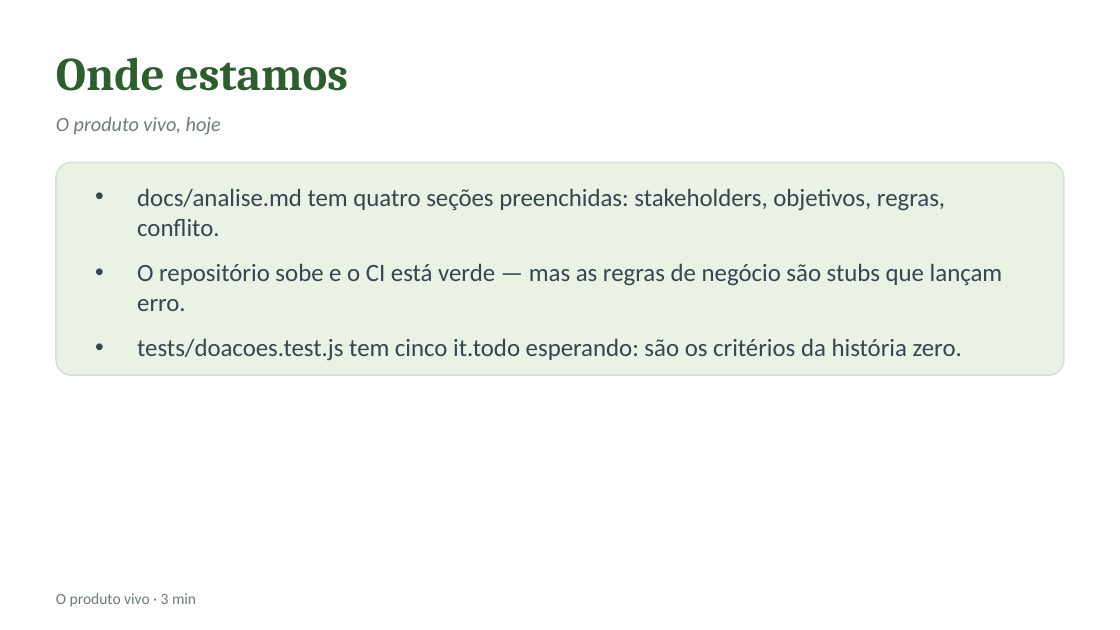
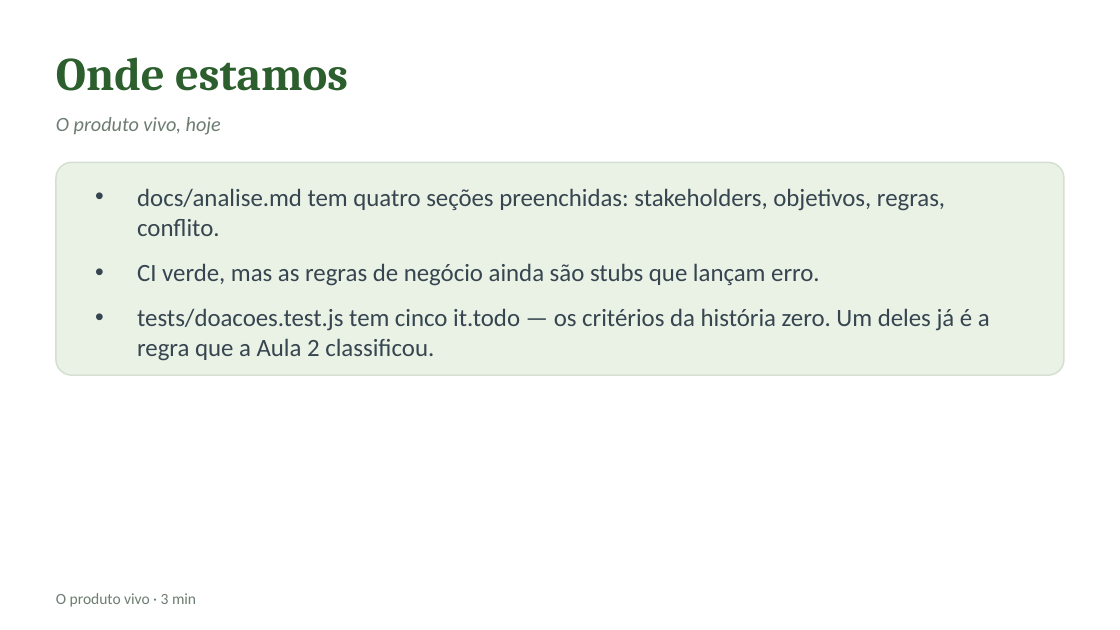
Before and after one commit to CatolicaSC-EngSoft/g1126-analise-projeto-desenvolvimento-agil-alunos, a slide deck: slide 3 of slides/aula-03-requisitos-historias-usuario.pptx. Drawn at 1120x630 pixels with LibreOffice and Linux fonts; fonts in the diff are those of the drawing. Boxes give left, top, right and bottom in pixels: in the first picture for what was removed or moved away, otherwise in the second. Text is boxed around its words. In the diff, an @@ line names an element or a change of style, - is before the commit and + after.

Commit message:
Aula 3: introduz a ponte Aula 2 -> it.todo e a falta de linha de base

```diff
--- a/slides/aula-03-requisitos-historias-usuario.pptx
+++ b/slides/aula-03-requisitos-historias-usuario.pptx
@@ text at bbox=[137, 263, 990, 361]: text changed @@
-• O repositório sobe e o CI está verde — mas as regras de negócio são stubs que lançam erro.
-• tests/doacoes.test.js tem cinco it.todo esperando: são os critérios da história zero.
+• CI verde, mas as regras de negócio ainda são stubs que lançam erro.
+• tests/doacoes.test.js tem cinco it.todo — os critérios da história zero. Um deles já é a regra que a Aula 2 classificou.
```
Also in this commit, not shown: 1 other file.
